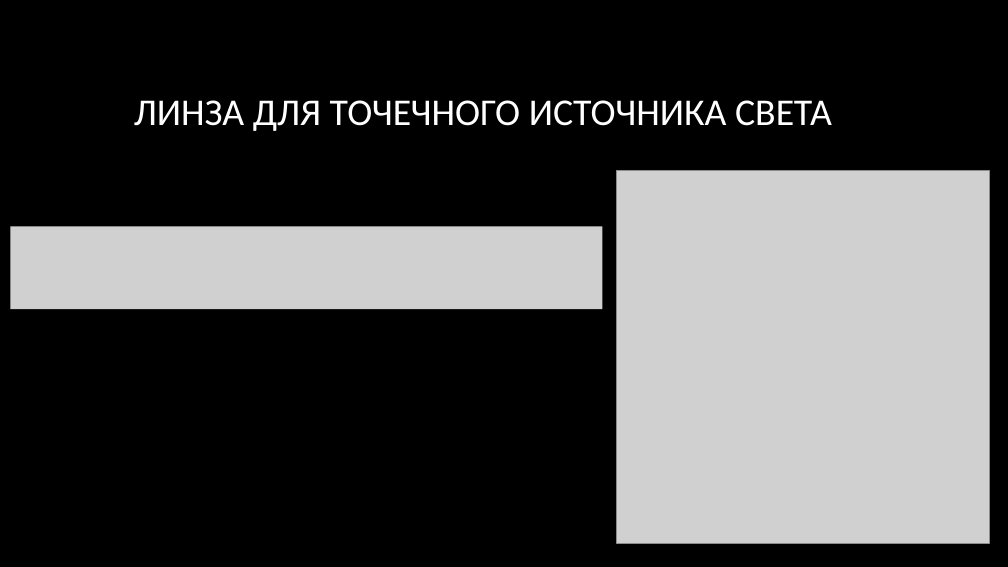
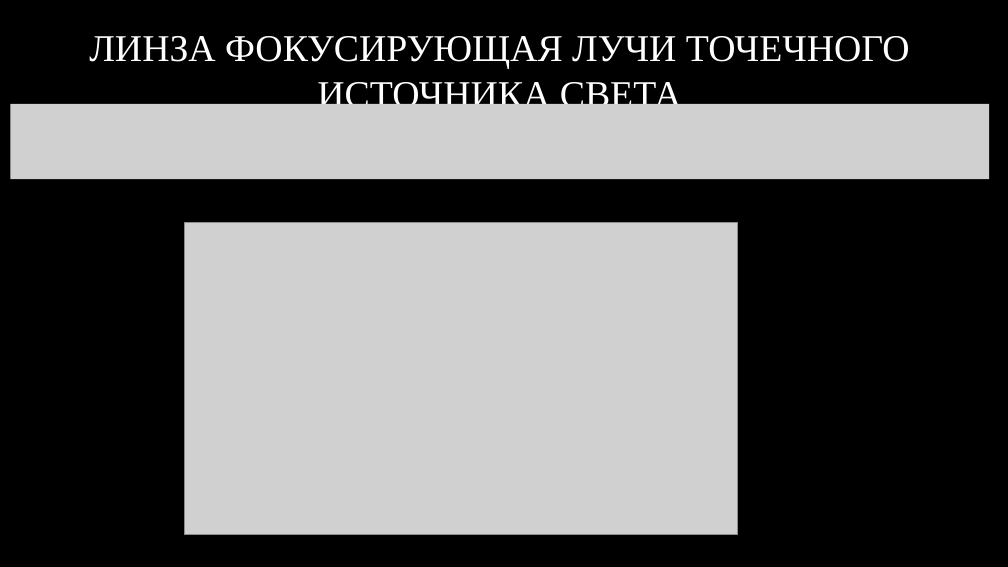
Before and after one commit to KondratovichMaxim/sciense, a slide deck: slide 15 of создания идеальной линзы.pptx (slide 12 before the commit). Drawn at 1008x567 pixels with LibreOffice and Linux fonts; fonts in the diff are those of the drawing; grey boxes stand for pictures; background and template pictures are left out. Boxes give left, top, right and bottom in pixels: in the first picture for what was removed or moved away, otherwise in the second. Text is boxed around its words. In the diff, an @@ line names an element or a change of style, - is before the commit and + after.

```diff
--- a/создания идеальной линзы.pptx
+++ b/создания идеальной линзы.pptx
@@ title at <box>89,36,910,114</box>: text changed; font Calibri to Times New Roman @@
-ЛИНЗА ДЛЯ ТОЧЕЧНОГО ИСТОЧНИКА СВЕТА
+ЛИНЗА ФОКУСИРУЮЩАЯ ЛУЧИ ТОЧЕЧНОГО ИСТОЧНИКА СВЕТА
@@ picture added at <box>11,104,990,179</box> @@
@@ picture removed at <box>11,226,603,309</box> @@
@@ picture: place and size @@
-picture at <box>616,170,989,543</box>
+picture at <box>185,222,737,535</box>
```
Also in this commit, not shown: 17 other slides changed, 6 slides added, 3 slides removed.
